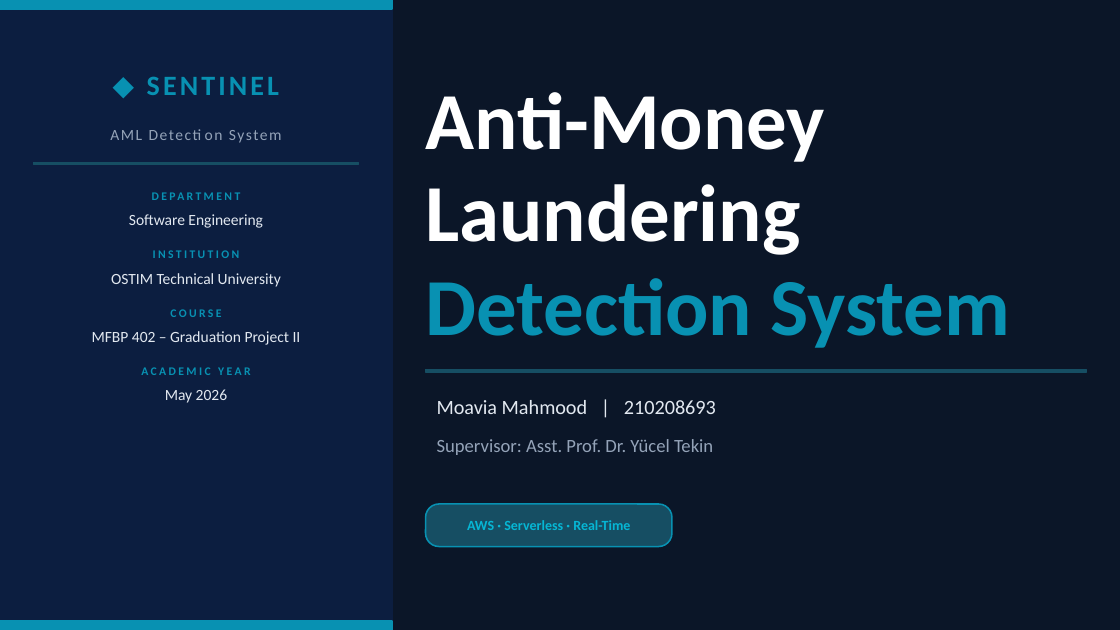
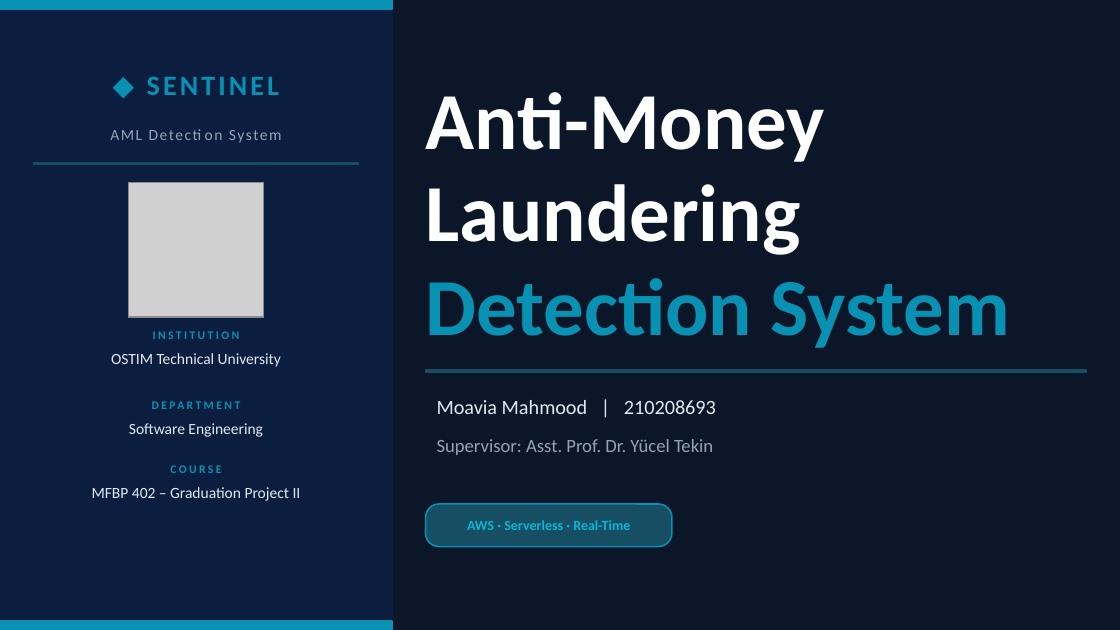
Before and after one commit to MoaviaMahmood/Financial-Transaction-Monitoring, a slide deck: slide 1 of docs/AML_Detection_System_Presentation.pptx. Drawn at 1120x630 pixels with LibreOffice and Linux fonts; fonts in the diff are those of the drawing; grey boxes stand for pictures. Boxes give left, top, right and bottom in pixels: in the first picture for what was removed or moved away, otherwise in the second. Text is boxed around its words. In the diff, an @@ line names an element or a change of style, - is before the commit and + after.

```diff
--- a/docs/AML_Detection_System_Presentation.pptx
+++ b/docs/AML_Detection_System_Presentation.pptx
@@ picture added at bbox=[129, 183, 263, 317] @@
@@ text "INSTITUTION": place and size @@
-text "INSTITUTION" at bbox=[153, 250, 240, 258]
+text "INSTITUTION" at bbox=[153, 331, 240, 339]
@@ text "OSTIM Technical University": place and size @@
-text "OSTIM Technical University" at bbox=[111, 273, 281, 287]
+text "OSTIM Technical University" at bbox=[111, 353, 281, 367]
@@ text removed at bbox=[141, 367, 250, 375] @@
-ACADEMIC YEAR
@@ text removed at bbox=[165, 389, 227, 403] @@
-May 2026
@@ text "DEPARTMENT": place and size @@
-text "DEPARTMENT" at bbox=[34, 185, 358, 207]
+text "DEPARTMENT" at bbox=[34, 393, 358, 416]
@@ text "Software Engineering": place and size @@
-text "Software Engineering" at bbox=[129, 214, 263, 228]
+text "Software Engineering" at bbox=[129, 423, 263, 437]
@@ text "COURSE": place and size @@
-text "COURSE" at bbox=[170, 309, 221, 317]
+text "COURSE" at bbox=[170, 465, 221, 473]
@@ text "MFBP 402 – Graduation Project ...": place and size @@
-text "MFBP 402 – Graduation Project ..." at bbox=[92, 331, 301, 345]
+text "MFBP 402 – Graduation Project ..." at bbox=[92, 487, 301, 501]
```
Also in this commit, not shown: 20 other slides changed, 3 slides added.
